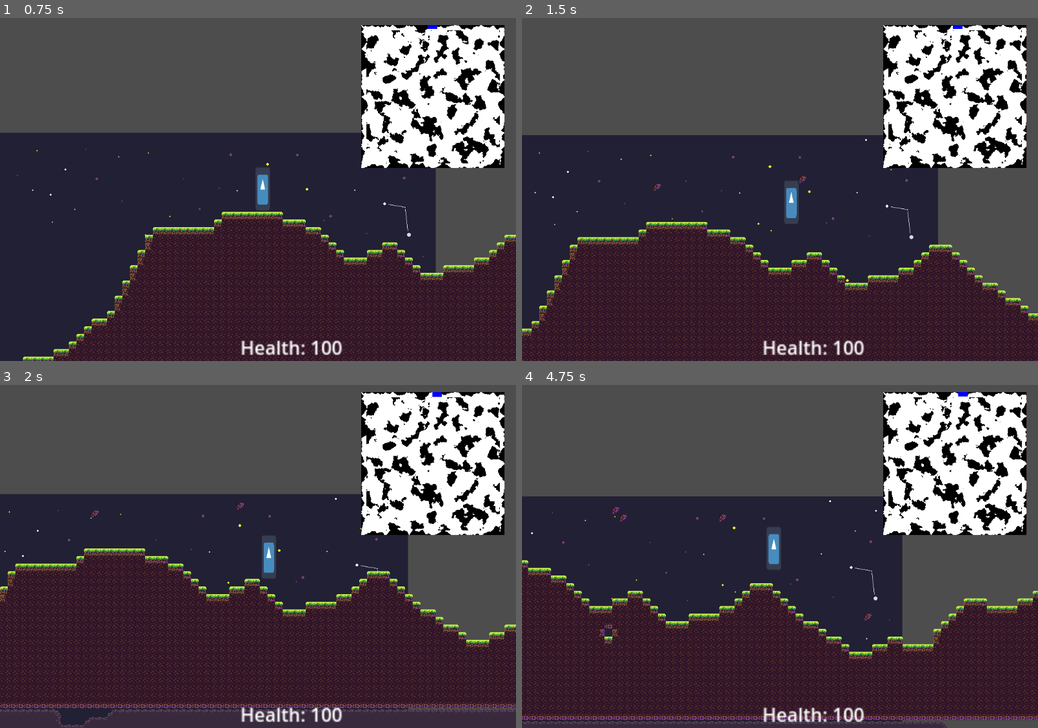
Above: before the commit, frames 1-4 (two rows, left to right).
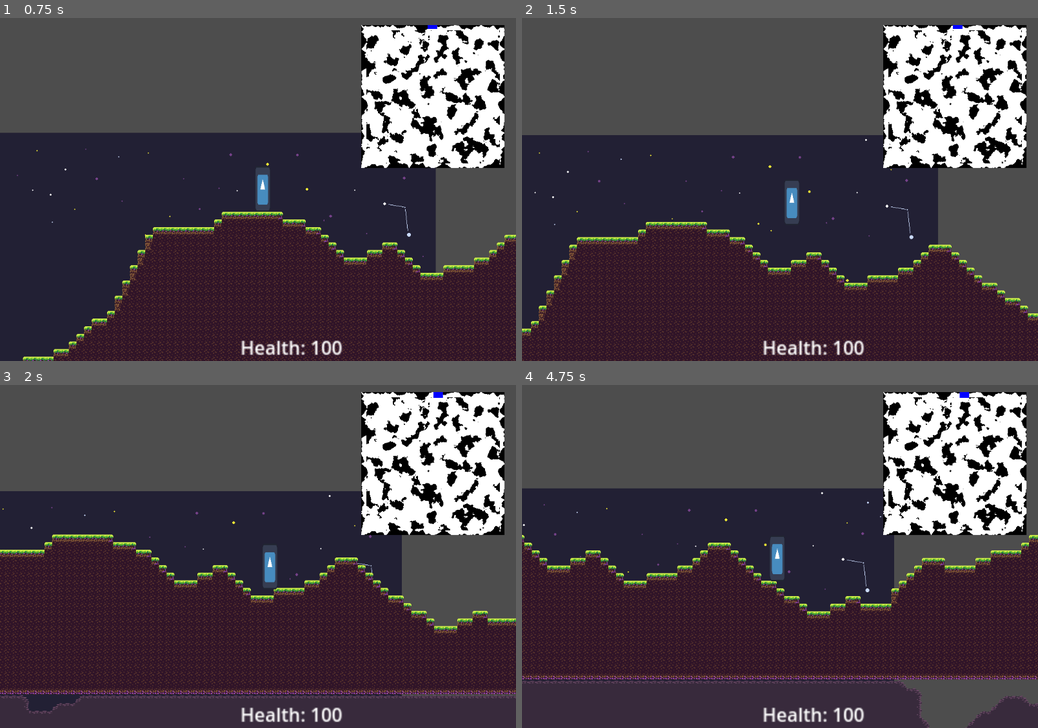
Above: after the commit, the same moments.

Repository: EamonnER/TerraWorlds
Game: Godot game, scene res://game.tscn
The game is run twice, just before and just after one commit, with the same random seed, the same clock (stepped at 60 frames per second) and the same inputs. The engine's default icon, where the game draws it, is replaced by a stand-in: a white triangle on a blue panel in a dark square.
Inputs (mouse positions are in pixels of both pictures, inside the frame that each line leads up to):
- Up to frame 1 (0.75 s): move the mouse to (371, 172) at 0.52 s; hold D (game_right) from 0.53 s (still down); click (371, 172) at 0.6 s
- Up to frame 2 (1.5 s): keep holding D (game_right); tap Space (game_jump) at 0.77 s; right-click (893, 172) at 0.8 s; move the mouse to (676, 206) at 1.27 s; right-click (676, 206) at 1.35 s
- Up to frame 3 (2 s): keep holding D (game_right); tap Space (game_jump) at 1.52 s; click (154, 573) at 1.55 s
- Up to frame 4 (4.75 s): move the mouse to (831, 481) at 2.02 s; release D (game_right) at 2.03 s; hold A (game_left) 2.03-2.78 s; click (831, 481) at 2.1 s; right-click (831, 481) at 2.3 s; move the mouse to (754, 625) at 2.77 s; hold D (game_right) 2.78-4.28 s; right-click (754, 625) at 2.85 s; tap Space (game_jump) at 3.02, 3.77, 4.52 s; click (754, 625) at 3.05 s; move the mouse to (934, 607) at 3.52 s; click (934, 607) at 3.6 s; right-click (934, 607) at 3.8 s; move the mouse to (625, 505) at 4.27 s; hold A (game_left) from 4.28 s (still down); right-click (625, 505) at 4.35 s; click (625, 505) at 4.55 s

Frame 1 is identical in both runs. In frame 2, 3.5% of the frame differs, in the area x 0-100%, y 46-100%; in frame 3, 14%; in frame 4, 21%, in the area x 0-100%, y 2-100%.

Commit message:
Updated Multiplayer Syncing
Improved syncing, each player object is added and assigned a camera properly.
Physics on the client functions abnormally and inputs are  not handled correctly.

Diff:
--- a/game.tscn
+++ b/game.tscn
@@ -28,7 +28,6 @@
 [node name="Player" parent="World" instance=ExtResource("3_s6re8")]
 
 [node name="Camera" parent="." instance=ExtResource("4_f2yvq")]
-follow_speed = null
 
 [node name="CanvasLayer" type="CanvasLayer" parent="."]
 
--- a/project.godot
+++ b/project.godot
@@ -24,7 +24,6 @@
 
 window/size/viewport_width=1080
 window/size/viewport_height=720
-window/size/always_on_top=true
 
 [dotnet]
 
--- a/src/entity/player/player.gd
+++ b/src/entity/player/player.gd
@@ -9,21 +9,21 @@
 
 func handle_primary_action_input():
 	# Only function is to remove tiles at mouse pos ATM
-
 	# TODO I dislike implimenting this by directly referencing the world.
 	# Player should not have direct access to the world object.
-	var mouse_pos = get_global_mouse_position()
-	var tile_coords = world.local_to_map(mouse_pos)
-	world.remove_tile(Vector2i(tile_coords))
+	#var mouse_pos = get_global_mouse_position()
+	#var tile_coords = world.local_to_map(mouse_pos)
+	#world.remove_tile(Vector2i(tile_coords))
+	pass
 
 func handle_secondary_action_input():
 	# Only function is to place tiles at mouse pos ATM
-
 	# TODO I dislike implimenting this by directly referencing the world.
 	# Player should not have direct access to the world object.
-	var mouse_pos = get_global_mouse_position()
-	var tile_coords = world.local_to_map(mouse_pos)
-	world.place_tile(Vector2i(tile_coords), 0)
+	#var mouse_pos = get_global_mouse_position()
+	#var tile_coords = world.local_to_map(mouse_pos)
+	#world.place_tile(Vector2i(tile_coords), 0)
+	pass
 
 func _ready() -> void:
 	health = 100.0
--- a/src/mp/multiplayer_manager.gd
+++ b/src/mp/multiplayer_manager.gd
@@ -8,18 +8,18 @@
 	print("Starting Host Session...")
 	_create_world()
 	await get_tree().create_timer(0.1).timeout
-
 	_players_spawn_node = get_tree().get_current_scene().get_node("World/Players")
 
 	var server_peer = ENetMultiplayerPeer.new()
 	server_peer.create_server(port)
 
 	multiplayer.multiplayer_peer = server_peer
-	multiplayer.peer_connected.connect(_add_player_to_world)
+	multiplayer.peer_connected.connect(_on_player_connected)
 	multiplayer.peer_disconnected.connect(_disconnect)
 
+	rpc("change_scene_for_clients", "res://game.tscn")
 
-	rpc("change_scene_for_clients", "res://game.tscn")
+	_remove_singleplayer_player()
 	_add_player_to_world(1)
 
 
@@ -29,48 +29,67 @@
 	get_tree().change_scene_to_file("res://game.tscn")
 	current_scene = "res://game.tscn"
 
+func _on_player_connected(id: int) -> void:
+	print("Player %s connected!" % id)
+
+	# Send the current scene path to the client
+	rpc_id(id, "change_scene_for_clients", current_scene)
+	await get_tree().create_timer(0.5).timeout  # Ensure scene switch completes
+
+	# Tell the new client to add the host player (ID 1)
+	rpc_id(id, "_add_player_to_world", 1)
+
+	# Tell the new client to add all other connected players (except itself)
+	for peer_id in multiplayer.get_peers():
+		if peer_id != id:
+			rpc_id(id, "_add_player_to_world", peer_id)
+
+	# Finally, tell the client to add itself
+	rpc_id(id, "_add_player_to_world", id)
+
+
 # Connecting to a session.
 func _join_game(ip, port) -> void:
 	print("Connecting to Host...")
 
 	var client_peer = ENetMultiplayerPeer.new()
 	client_peer.create_client(ip, port)
+	multiplayer.multiplayer_peer = client_peer
+	await multiplayer.connected_to_server
 
-	multiplayer.multiplayer_peer = client_peer
+	print("Connected! My unique ID is %s" % multiplayer.get_unique_id())
 
 
 # Adds player instance to the world.
+@rpc("any_peer", "reliable")
 func _add_player_to_world(id: int) -> void:
-	print("Player %s joined the game!" % id)
-	if id != 1:
-		rpc_id(id, "change_scene_for_clients", current_scene)  # Tell new client to change scene
+	print("Player %s is spawning!" % id)
 
-	await get_tree().create_timer(0.5).timeout  # Ensure scene switch completes
+	await get_tree().process_frame  # Wait a frame for the scene to load
 
-	# Ensure _players_spawn_node exists before proceeding
 	if not _players_spawn_node or not is_instance_valid(_players_spawn_node):
-		print("Players node not found, trying to get it...")
-		await get_tree().process_frame  # Wait a frame for the scene to load
 		_players_spawn_node = get_tree().get_current_scene().get_node_or_null("World/Players")
 
 	if not _players_spawn_node:
 		print("Error: Players node STILL not found! Cannot add player.")
 		return
 
-	_remove_singleplayer_player()
+	# Prevent duplicate players
+	if _players_spawn_node.has_node(str(id)):
+		print("Player %s already exists! Skipping..." % id)
+		return
 
 	var player_to_add = multiplayer_actor.instantiate()
 	player_to_add.entity_id = id
 	player_to_add.name = str(id)
 
 	var player_camera = preload("res://src/entity/camera.tscn").instantiate()
-
-	if id == multiplayer.get_unique_id():
-		player_camera.set_target(player_to_add)  # Attach camera to player
-		print("Adding Camera")
+	player_camera.set_target(player_to_add)  # Attach camera to player
 
 	_players_spawn_node.add_child(player_to_add, true)
 	_players_spawn_node.add_child(player_camera, true)
+
+	print("Player %s spawned successfully!" % id)
 
 
 # Deletes player instance from the world.
@@ -79,6 +98,7 @@
 
 func _remove_singleplayer_player():
 	print("Removing Singleplayer Actor.")
+	print("Multiplayer ID: %s" % multiplayer.get_unique_id() )
 	var player_to_remove = get_tree().get_current_scene().get_node("World/Player")
 	var camera_to_remove = get_tree().get_current_scene().get_node("Camera")
 
@@ -92,3 +112,12 @@
 	if get_tree().current_scene.scene_file_path != scene_path:
 		print("Switching to scene:", scene_path)
 		get_tree().change_scene_to_file(scene_path)
+		await get_tree().create_timer(0.1).timeout
+
+		_remove_singleplayer_player()  # Remove singleplayer player after the scene change
+
+		_players_spawn_node = get_tree().get_current_scene().get_node_or_null("World/Players")
+
+		if _players_spawn_node:
+			print("Scene changed. Requesting player spawn...")
+			rpc("_add_player_to_world", multiplayer.get_unique_id())  # Ensure player spawns
